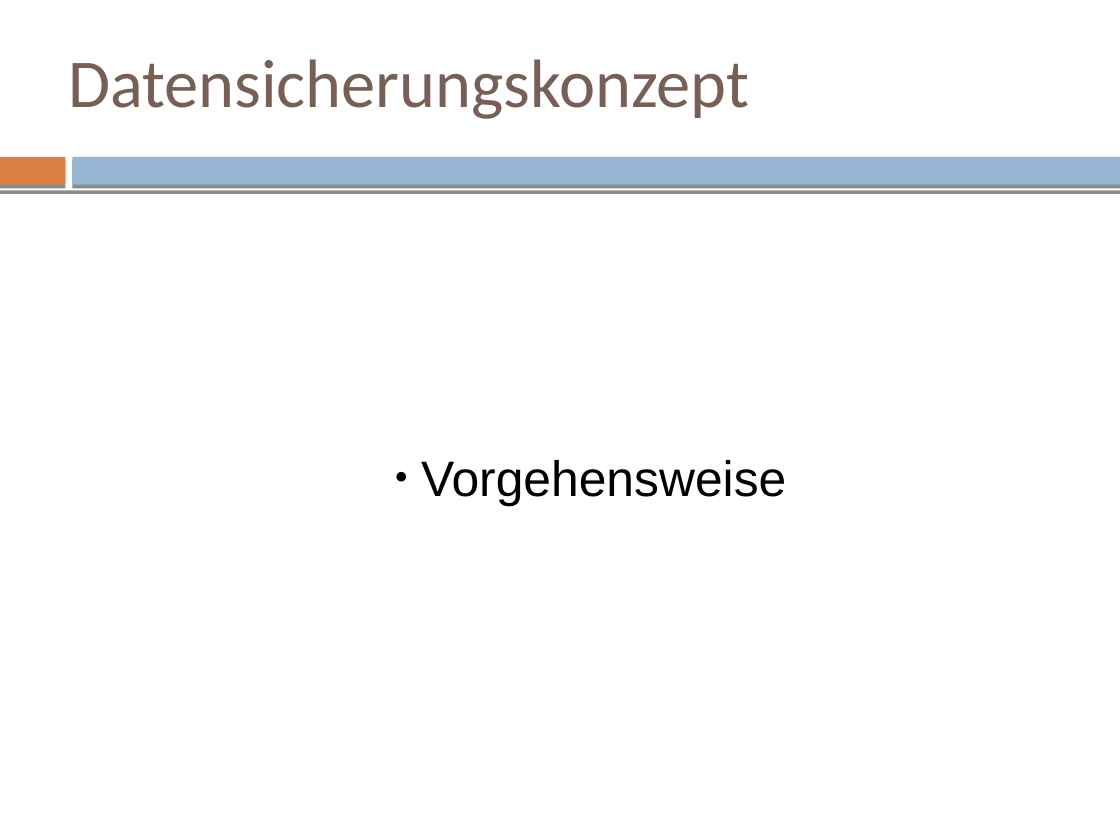
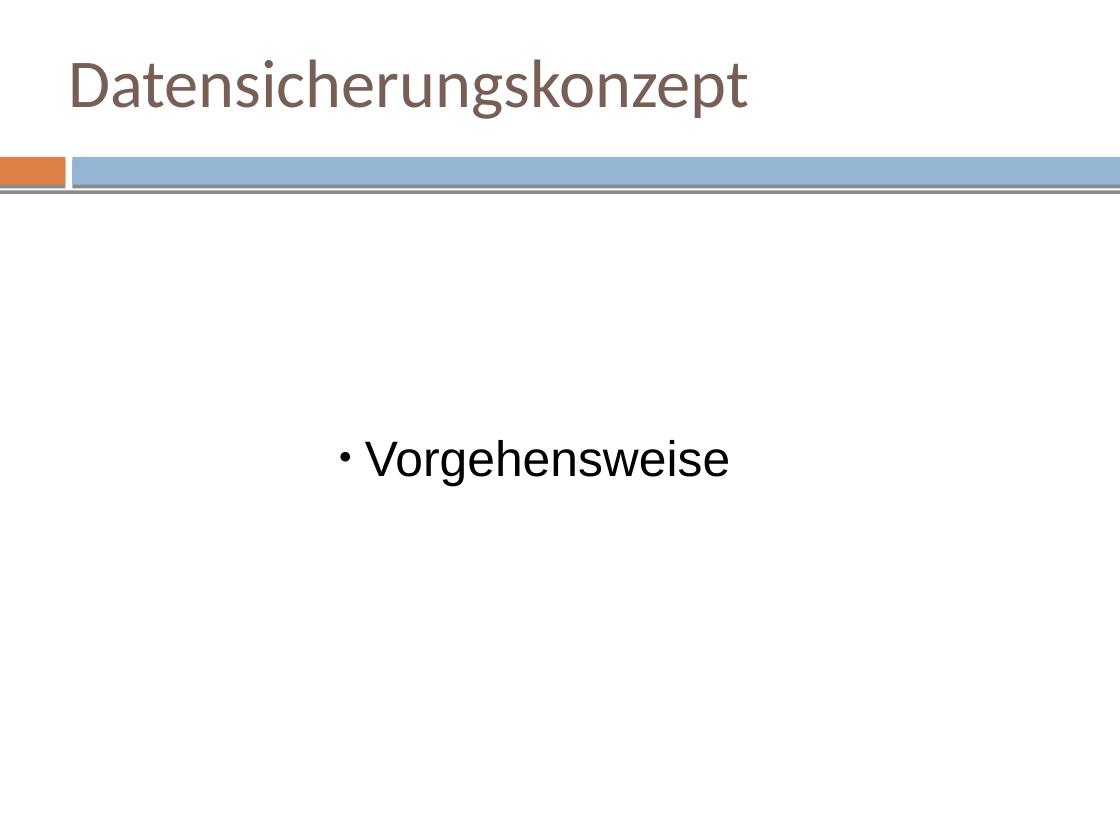
Before and after one commit to mvw/Wilddiebe10, a slide deck: slide 50 of keynote/keynote.odp (slide 52 before the commit). Drawn at 1120x840 pixels with LibreOffice and Linux fonts; fonts in the diff are those of the drawing. Boxes give left, top, right and bottom in pixels: in the first picture for what was removed or moved away, otherwise in the second. Text is boxed around its words. In the diff, an @@ line names an element or a change of style, - is before the commit and + after.

Commit message:
keynote: Remove some slides and equalize formats and styles

```diff
--- a/keynote/keynote.odp
+++ b/keynote/keynote.odp
@@ text "Vorgehensweise": place and size @@
-text "Vorgehensweise" at [421, 460, 786, 506]
+text "Vorgehensweise" at [365, 440, 730, 486]
@@ text "Vorgehensweise" at [365, 440, 730, 486]: alignment left to centre; vertical alignment top to middle @@
```
Also in this commit, not shown: 36 other slides changed, 3 slides added, 5 slides removed.
